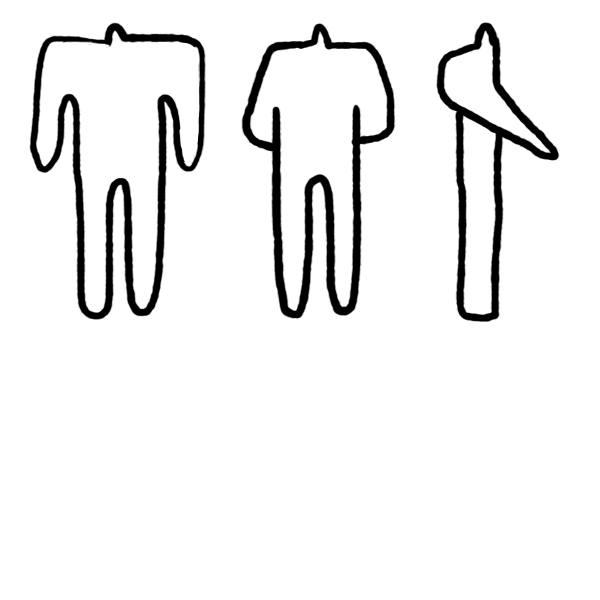
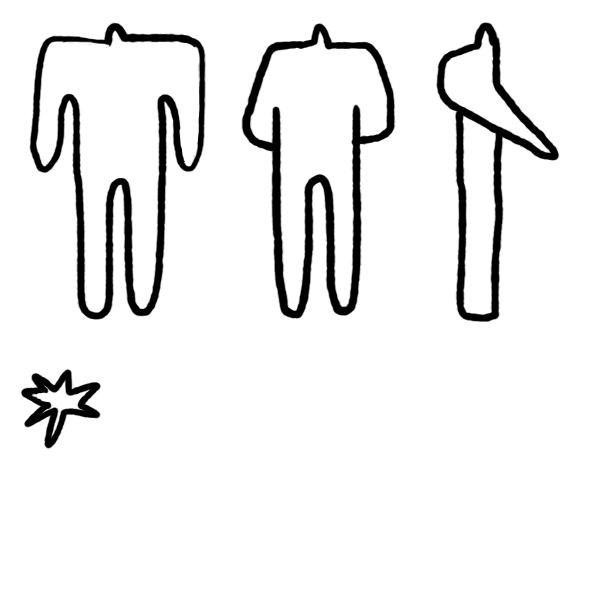
The second 600px x 600px image is a revision of the first. Changes to its layers:
added layer "Layer 13" above "Layer 11" over 20, 368, 101, 449
